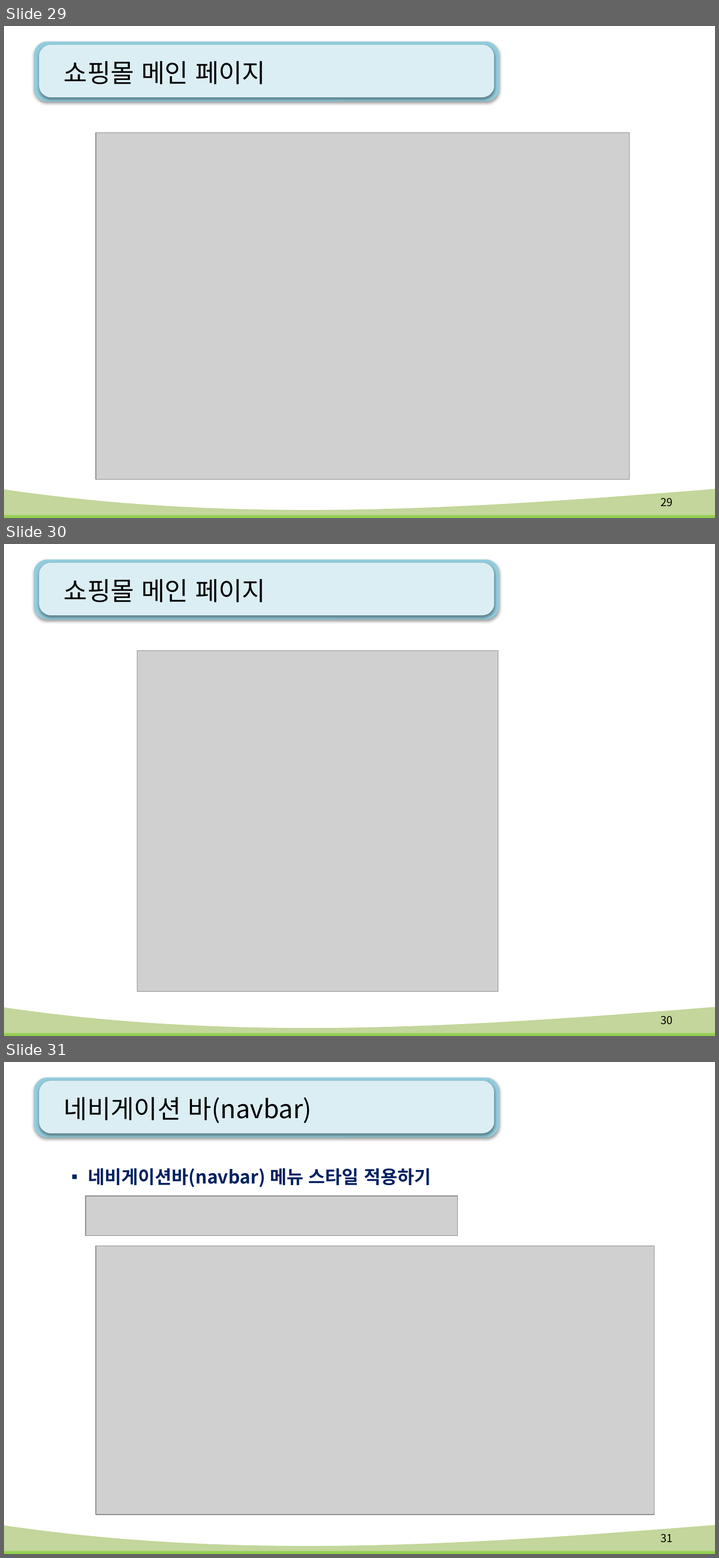
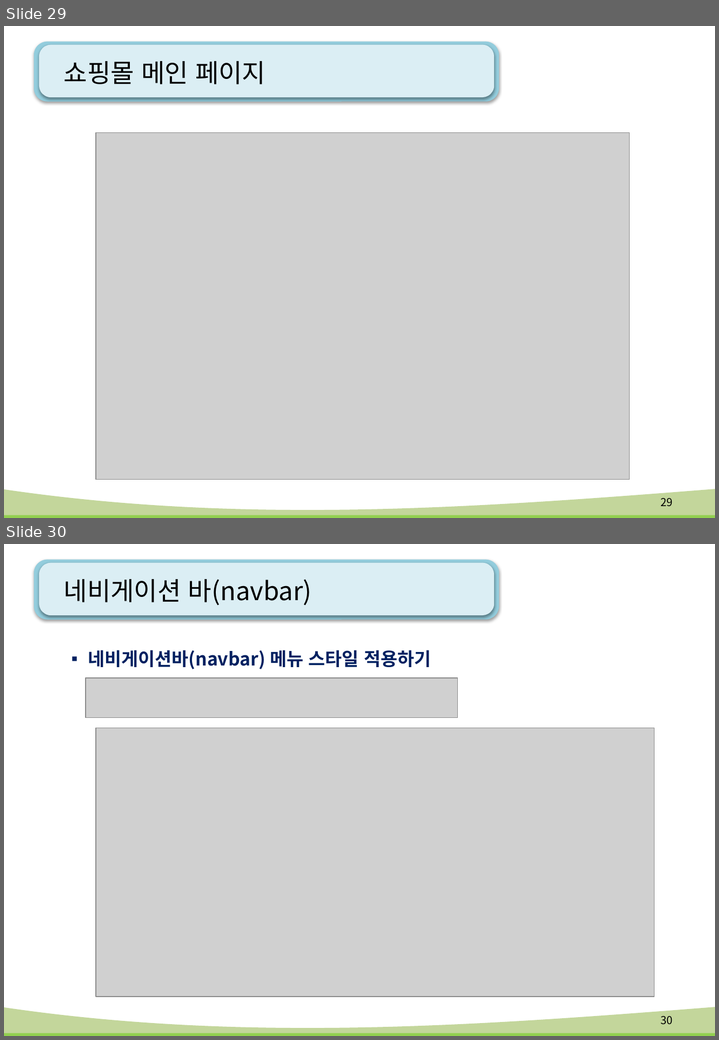
Before and after one commit to kiyongee2/green_project_web, a slide deck: html-css_ppt/12강. flex(플렉스).pptx. Shown one above the other, each under a label of ours: slides 29, 30 and 31 before the commit, slides 29 and 30 after it. The pictures are 719x1558 and 719x1040 pixels, drawn with LibreOffice and Linux fonts; fonts in the diff are those of the drawing; grey boxes stand for pictures; background and template pictures are left out. Boxes give left, top, right and bottom in pixels: in the first picture for what was removed or moved away, otherwise in the second. Text is boxed around its words. In the diff, an @@ line names an element or a change of style, - is before the commit and + after.

```diff
--- a/html-css_ppt/12강. flex(플렉스).pptx
+++ b/html-css_ppt/12강. flex(플렉스).pptx
@@ slide 30 removed at bbox=[4, 544, 715, 1036], background #FFFFFF; not listed: 4 template elements that a slide beside it also shows @@
@@ title removed at bbox=[64, 579, 265, 602] @@
-쇼핑몰 메인 페이지
@@ picture removed at bbox=[137, 650, 498, 992] @@
@@ page number removed at bbox=[661, 1016, 673, 1025] @@
-30
@@ what was slide 31 is now slide 30 @@
@@ page number at bbox=[661, 1016, 673, 1025]: text changed @@
-31
+30
```
Also in this commit, not shown: 1 slide added, 1 other file.
